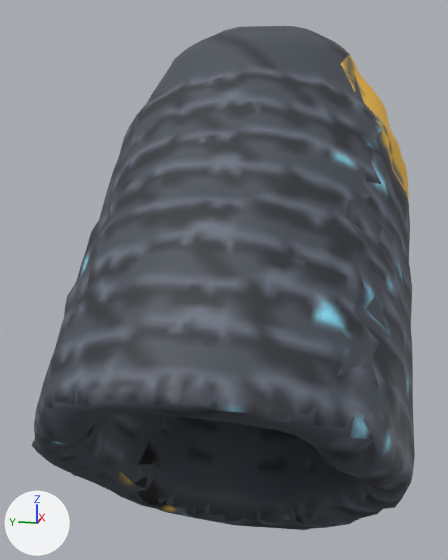
Before and after pictures for a commit that changed the glTF model www/proto3d/models/beth/equipment/fitted/orin/orin_plate_epic_shoulder_R.glb.
The view is the same before and after, from a 50 mm camera at (-0.822, -0.208, 1.493) aimed at (-0.317, -0.107, 1.367). The lights are fixed; the arrows at lower left show +X, +Y and +Z. The first picture is the older version. Vertices at exactly the same position are counted once.

The first picture shows 'orin_plate_epic_shoulder_R'.
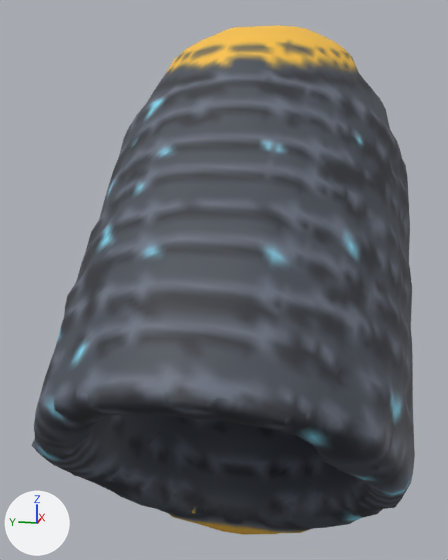
What differs and where, as boxes (x1, y1, x2, y2) in the pictures (448 x 560 px; the box of a moved part takes in the faces that stretch with it):
'orin_plate_epic_shoulder_R', reshaped
    before: (32, 26, 415, 530)
    after: (32, 25, 415, 535)
part 1 of me_orin_plate_epic_shoulder_r_hi_001, moved or reshaped
    before: (54, 464, 323, 530)
    after: (54, 464, 323, 535)
part 2 of me_orin_plate_epic_shoulder_r_hi_001, moved or reshaped
    before: (175, 26, 384, 128)
    after: (175, 25, 384, 128)
part 3 of me_orin_plate_epic_shoulder_r_hi_001, surface changed
    both: (32, 28, 414, 526)

What the commit changed:
me_orin_plate_epic_shoulder_r_hi_001 is used by ob_orin_plate_epic_shoulder_r; location (0.0, 0.0, 0.0).
me_orin_plate_epic_shoulder_r_hi_001 had 2512 vertices, 5020 faces and spanned x -0.528..-0.1, y -0.26..0.01, z 1.156..1.579.
me_orin_plate_epic_shoulder_r_hi_001 now has 2512 vertices, 5020 faces and spans x -0.528..-0.1, y -0.26..0.01, z 1.148..1.579.
me_orin_plate_epic_shoulder_r_hi_001 part 1: 12 vertices moved from x -0.37..-0.325, y -0.186..-0.06, z 1.161..1.18 to x -0.37..-0.32, y -0.187..-0.06, z 1.161..1.181; 59 vertices removed from x -0.423..-0.15, y -0.232..-0.005, z 1.156..1.411; 66 vertices added at x -0.42..-0.151, y -0.232..-0.006, z 1.148..1.41.
me_orin_plate_epic_shoulder_r_hi_001 part 2: 2 vertices moved from x -0.255..-0.198, y -0.211..-0.096, z 1.54..1.576 to x -0.254..-0.2, y -0.211..-0.103, z 1.54..1.578; 21 vertices removed from x -0.36..-0.175, y -0.233..-0.051, z 1.483..1.578; 14 vertices added at x -0.36..-0.181, y -0.235..-0.055, z 1.491..1.578.
me_orin_plate_epic_shoulder_r_hi_001 part 3: 4718 kept faces spanning x -0.528..-0.1, y -0.26..0.01, z 1.163..1.579 get new texture (UV) coordinates.
Other edits to the shape of me_orin_plate_epic_shoulder_r_hi_001 do not show in these pictures.
